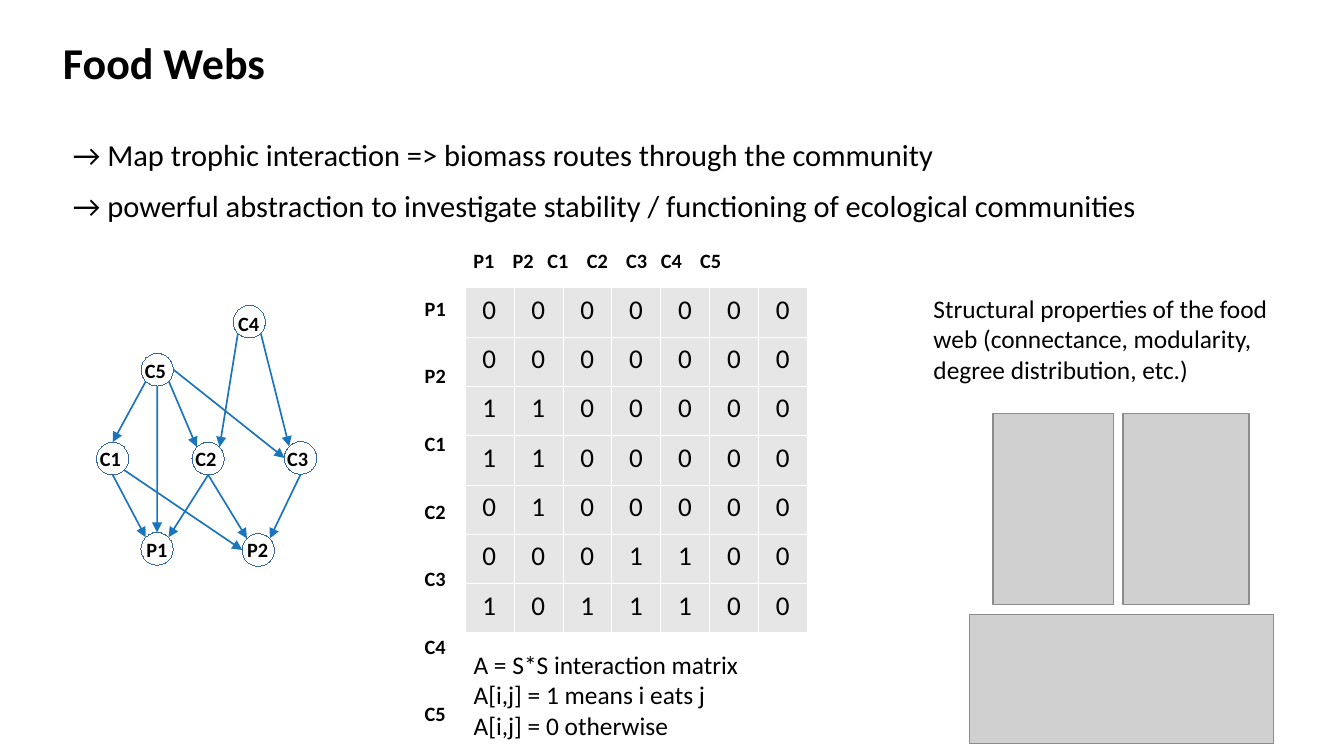
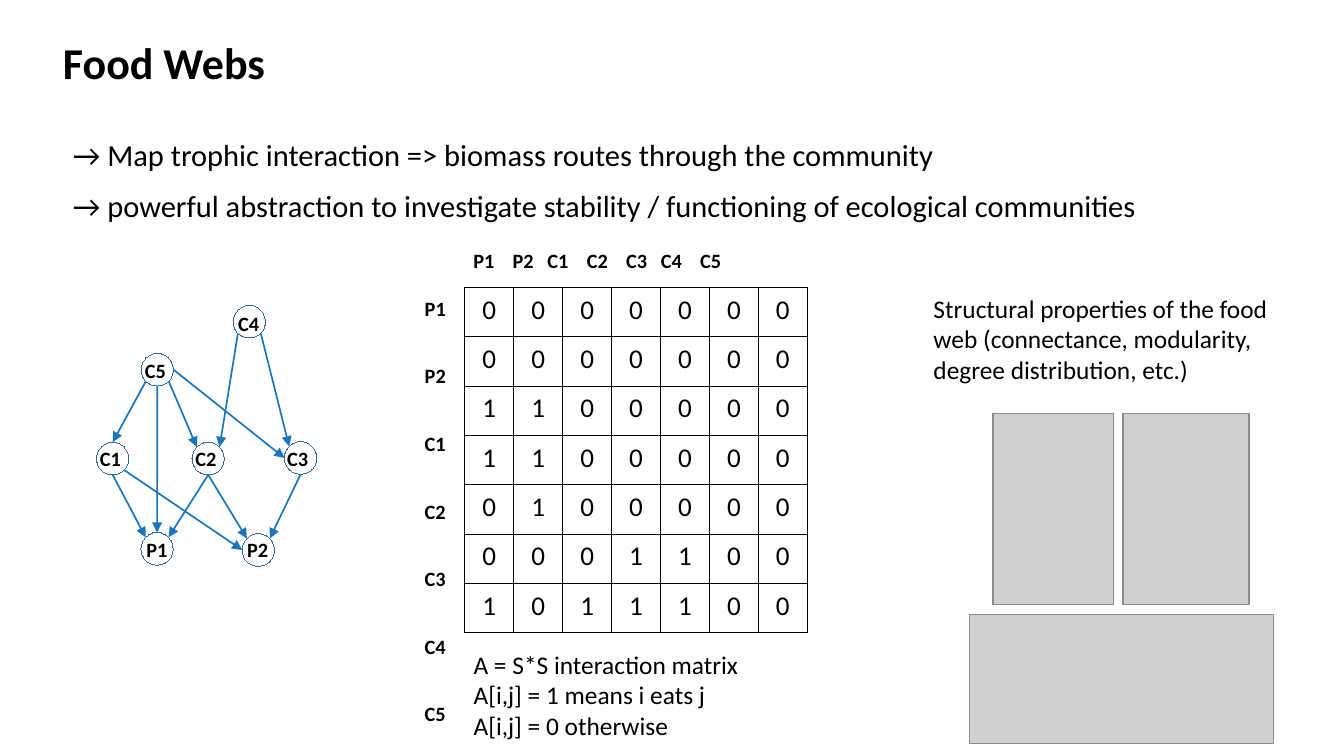
Before and after one commit to evadelmas/FoodwebsBioenergetics, a slide deck: slide 5 of slides.odp. Drawn at 1344x756 pixels with LibreOffice and Linux fonts; fonts in the diff are those of the drawing; grey boxes stand for pictures. Boxes give left, top, right and bottom in pixels: in the first picture for what was removed or moved away, otherwise in the second. Text is boxed around its words. In the diff, an @@ line names an element or a change of style, - is before the commit and + after.

```diff
--- a/slides.odp
+++ b/slides.odp
@@ table at (465, 288, 806, 626) @@
@@ fill #E6E6E6 to none in 49 cells @@
@@ borders changed @@
```
Also in this commit, not shown: 3 other slides changed, 9 slides added, 2 slides removed, 2 other files.
